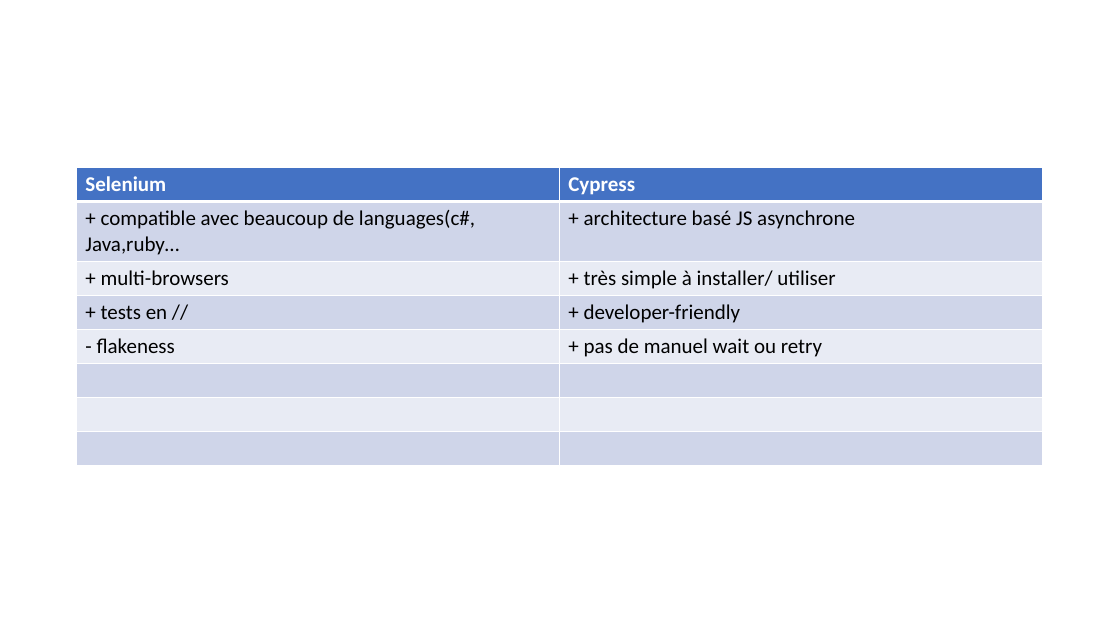
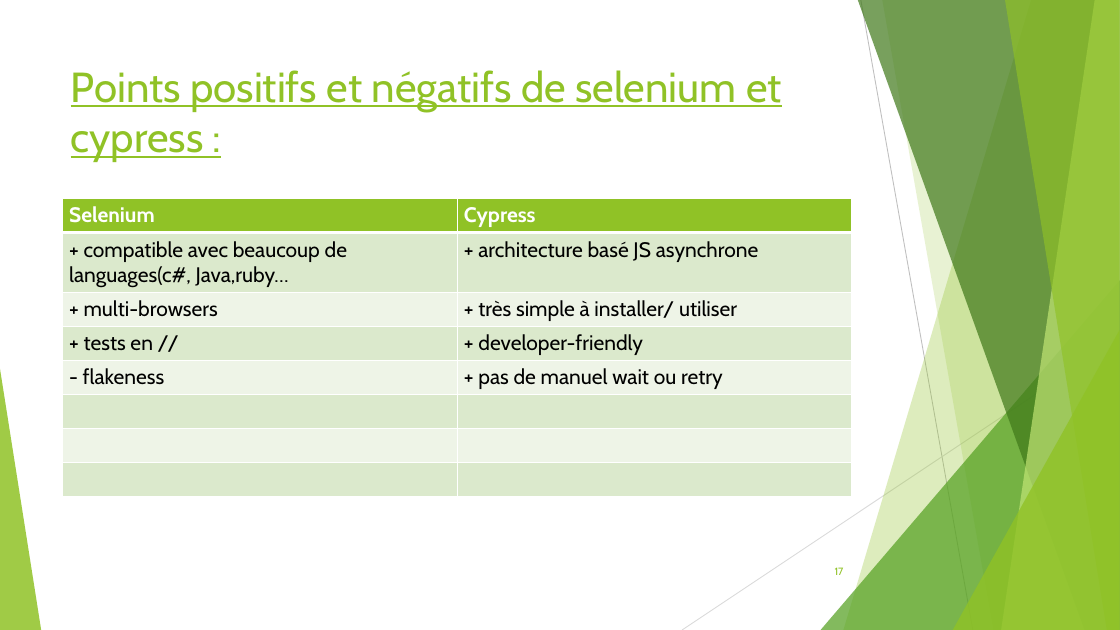
Before and after one commit to seblast312/cypress_youtube, a slide deck: slide 17 of Cypress.pptx (slide 16 before the commit). Drawn at 1120x630 pixels with LibreOffice and Linux fonts; fonts in the diff are those of the drawing. Boxes give left, top, right and bottom in pixels: in the first picture for what was removed or moved away, otherwise in the second. Text is boxed around its words. In the diff, an @@ line names an element or a change of style, - is before the commit and + after.

Commit message:
ptt

```diff
--- a/Cypress.pptx
+++ b/Cypress.pptx
@@ title added at (71, 70, 782, 162), 36 pt, text #90C226, underline @@
+Points positifs et négatifs de selenium et cypress :
@@ table at (62, 198, 852, 555) @@
@@ fill #4472C4 to #90C226 in row 1 @@
@@ fill #CFD5EA to #DBE9CD in 8 cells @@
@@ fill #E9EBF5 to #EEF4E8 in 6 cells @@
@@ font Calibri to Cabin @@
@@ table: place and size @@
-table at (77, 168, 1044, 465)
+table at (62, 198, 852, 555)
@@ group added at (0, 0, 1120, 630): 5 freeform shapes, 3 triangles, 2 lines @@
@@ page number added at (835, 567, 844, 575), 9 pt, text #90C226 @@
+17
```
Also in this commit, not shown: 17 other slides changed, 4 slides added, 1 slide removed.
